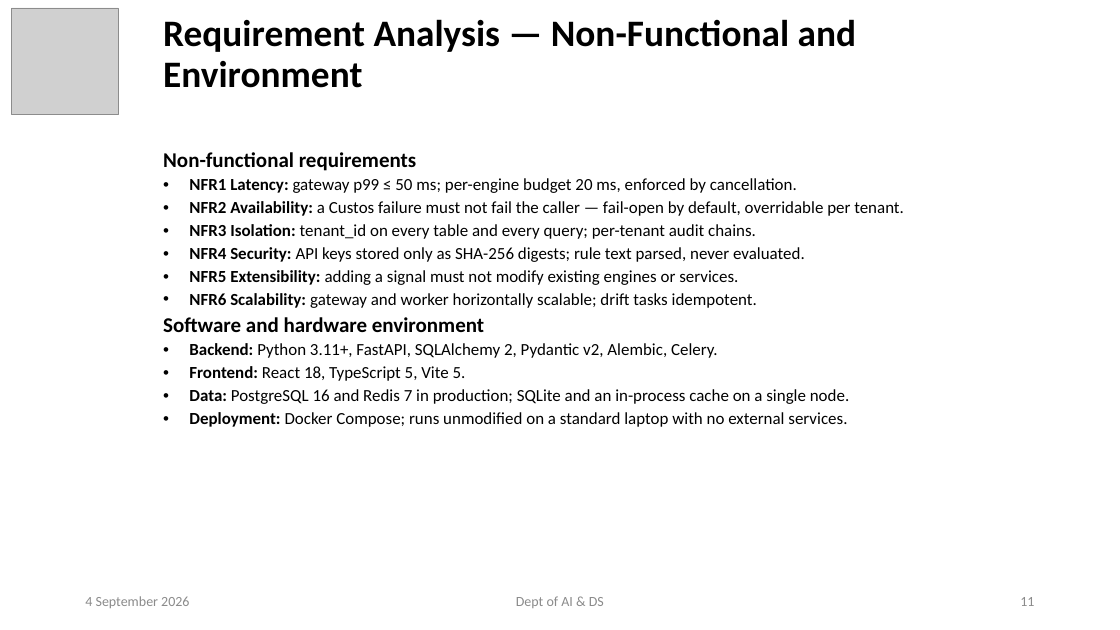
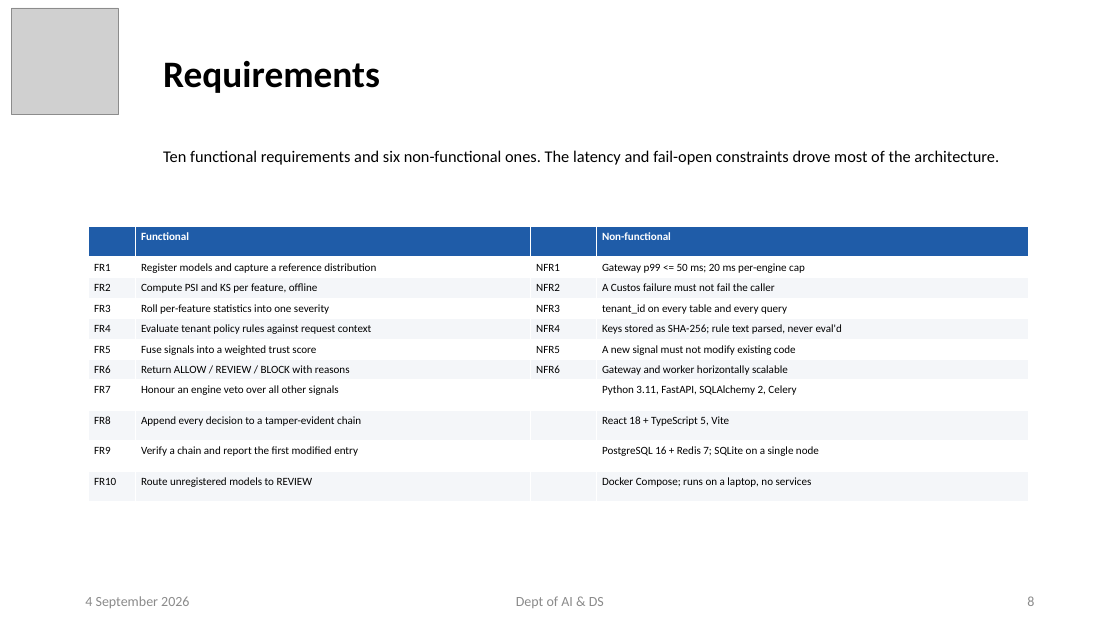
Before and after one commit to ayushpandey0201/custos, a slide deck: slide 8 of docs/presentations/Custos_Phase2_Review1.pptx (slide 11 before the commit). Drawn at 1120x630 pixels with LibreOffice and Linux fonts; fonts in the diff are those of the drawing; grey boxes stand for pictures. Boxes give left, top, right and bottom in pixels: in the first picture for what was removed or moved away, otherwise in the second. Text is boxed around its words. In the diff, an @@ line names an element or a change of style, - is before the commit and + after.

```diff
--- a/docs/presentations/Custos_Phase2_Review1.pptx
+++ b/docs/presentations/Custos_Phase2_Review1.pptx
@@ title at <box>163,61,380,93</box>: text changed @@
-Requirement Analysis — Non-Functional and Environment
+Requirements
@@ subtitle at <box>163,150,999,165</box>: text changed; size 14.5 to 14 pt @@
-Non-functional requirements
-• NFR1 Latency: gateway p99 ≤ 50 ms; per-engine budget 20 ms, enforced by cancellation.
-• NFR2 Availability: a Custos failure must not fail the caller — fail-open by default, overridable per tenant.
-• NFR3 Isolation: tenant_id on every table and every query; per-tenant audit chains.
-• NFR4 Security: API keys stored only as SHA-256 digests; rule text parsed, never evaluated.
-• NFR5 Extensibility: adding a signal must not modify existing engines or services.
-• NFR6 Scalability: gateway and worker horizontally scalable; drift tasks idempotent.
-Software and hardware environment
-• Backend: Python 3.11+, FastAPI, SQLAlchemy 2, Pydantic v2, Alembic, Celery.
-• Frontend: React 18, TypeScript 5, Vite 5.
-• Data: PostgreSQL 16 and Redis 7 in production; SQLite and an in-process cache on a single node.
-• Deployment: Docker Compose; runs unmodified on a standard laptop with no external services.
+Ten functional requirements and six non-functional ones. The latency and fail-open constraints drove most of the architecture.
@@ table added at <box>88,227,1028,491</box>, 11 rows, 4 columns @@
+ | Functional |  | Non-functional
+FR1 | Register models and capture a reference distribution | NFR1 | Gateway p99 <= 50 ms; 20 ms per-engine cap
+FR2 | Compute PSI and KS per feature, offline | NFR2 | A Custos failure must not fail the caller
+FR3 | Roll per-feature statistics into one severity | NFR3 | tenant_id on every table and every query
+FR4 | Evaluate tenant policy rules against request context | NFR4 | Keys stored as SHA-256; rule text parsed, never eval'd
+FR5 | Fuse signals into a weighted trust score | NFR5 | A new signal must not modify existing code
+FR6 | Return ALLOW / REVIEW / BLOCK with reasons | NFR6 | Gateway and worker horizontally scalable
+FR7 | Honour an engine veto over all other signals |  | Python 3.11, FastAPI, SQLAlchemy 2, Celery
+FR8 | Append every decision to a tamper-evident chain |  | React 18 + TypeScript 5, Vite
+FR9 | Verify a chain and report the first modified entry |  | PostgreSQL 16 + Redis 7; SQLite on a single node
+FR10 | Route unregistered models to REVIEW |  | Docker Compose; runs on a laptop, no services
@@ page number at <box>1027,596,1034,606</box>: text changed @@
-11
+8
```
Also in this commit, not shown: 14 other slides changed, 1 slide added, 16 slides removed, 7 other files.
